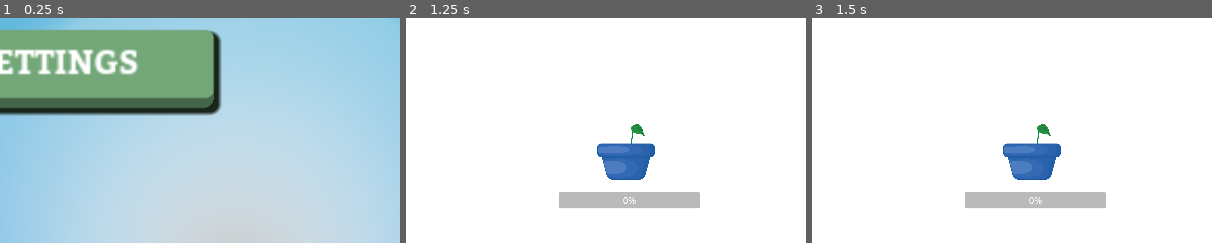
Above: before the commit, frames 1-3 (left to right).
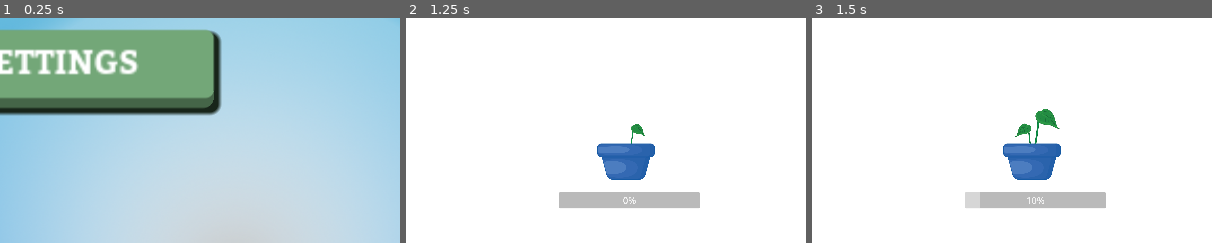
Above: after the commit, the same moments.

Repository: cesarvanleuffelen/2324-MOBI-009-Game-voor-kinderen-met-een-beperking
Game: Godot game, scene res://main_menu.tscn
The game is run twice, just before and just after one commit, with the same random seed, the same clock (stepped at 60 frames per second) and the same inputs.
Inputs (mouse positions are % of the whole screen's width and height, from its top left):
- Up to frame 1 (0.25 s): no input
- Up to frame 2 (1.25 s): click "PLAY" at 0.5 s
- Up to frame 3 (1.5 s): tap Enter at 1.25 s; move the mouse to (72, 45) at 1.27 s; click (72, 45) at 1.42 s
The pictures show only the part of the screen within x 42-92%, y 50-100%; the shares and areas given below are measured in that part.

Frames 1-2 are identical in both runs. In frame 3, 0.9% of the frame differs, in the area x 38-62%, y 40-85%.
Error before the commit: Parse Error: Identifier "Global" not declared in the current scope. (res://Level.gd:12)

Commit message:
updated global variables
updated the global variables files to auto load

Diff:
--- a/Code/project.godot
+++ b/Code/project.godot
@@ -13,13 +13,13 @@
 config/name="Game"
 run/main_scene="res://main_menu.tscn"
 config/features=PackedStringArray("4.2", "GL Compatibility")
+Global="*res://global.gd"
+window/stretch/mode="viewport"
+window/stretch/aspect="expand"
 
+[autoload]
 
 Global="*res://global.gd"
-
-
-window/stretch/mode="viewport"
-window/stretch/aspect="expand"
 
 [rendering]
 
